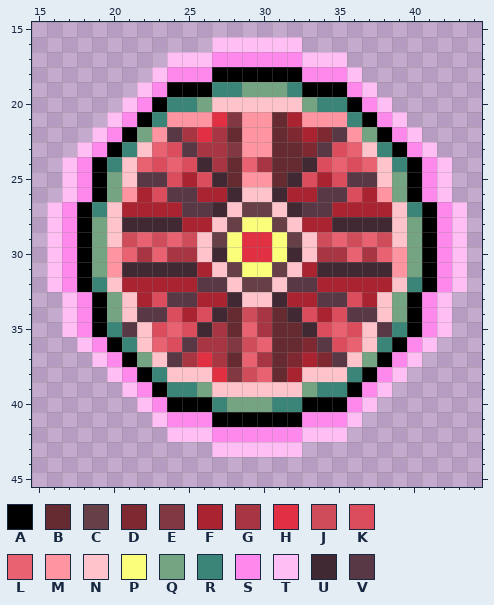
Two versions of one pixel-art sprite, Resource/Final/item/item42.png. The picture above is the old version.
The file is 60x60 pixels. Colours within 5 levels of each other are drawn and written as one. Shown: x 15..44, y 15..45.
Palette (. is transparent): A #000000  B #662a31  C #673f46  D #7e2932  E #813840  F #a92331  G #a73642  H #e12f41fc  J #cf4d5b  K #db4d5d  L #e86271  M #ff95a1  N #ffc4cb  P #fcff7afc  Q #74a481  R #3b8578  S #ff88ec  T #ffbff5  U #412933  V #593846
Pixels before, first column x 16:
16 ...........TTTTTT...........
17 ........TTTSSSSSSTTT........
18 .......TSSSAAAAAASSST.......
19 ......TSAAARRQQQRAAAST......
20 .....TSARRQNNNNNNQRRAST.....
21 ....TSARMMMHEMMBFMMMRAST....
22 ...TSAQMVGHGBMMBDFDVMQAST...
23 ..TSARNLKVGGEMMBBDVKLNRAST..
24 .TSARNLKLKUGBLGBBUKLKLNRAST.
25 .TSAQNVVKFKUBMMBUKFKVVNQAST.
26 .TSAQMFKVVFFUNNUFFVVKFMQAST.
27 TSARNFFFFVVUNCCNUVVFFFFNRAST
28 TSAQNUUUUFFNCPPCNFFUUUUNQAST
29 TSAQNJLJLJNCPHHPCNJLJLJNQAST
30 TSAQMLGLGGNUPHHPUNGGLGLMQAST
31 TSAQMUUUUUFNCPPCNFUUUUUMQAST
32 TSARNFFFFFVVNCCNVVFFFFFNRAST
33 .TSAQNFKVVFFUNNUFFVVKFNQAST.
34 .TSAQNVVKFKUBJGBUKFKVVNQAST.
35 .TSARVNKLKUGBLGBBUKLKNVRAST.
36 ..TSARNLKVGGEJLBBDVKLNRAST..
37 ...TSAQNVGHGBLGBDFDVNQAST...
38 ....TSARNNNHEJLBFNNNRAST....
39 .....TSARRQNNNNNNQRRAST.....
40 ......TSAAARQQQRRAAAST......
41 .......TSSSAAAAAASSST.......
42 ........TTTSSSSSSTTT........
43 ...........TTTTTT...........
The result:
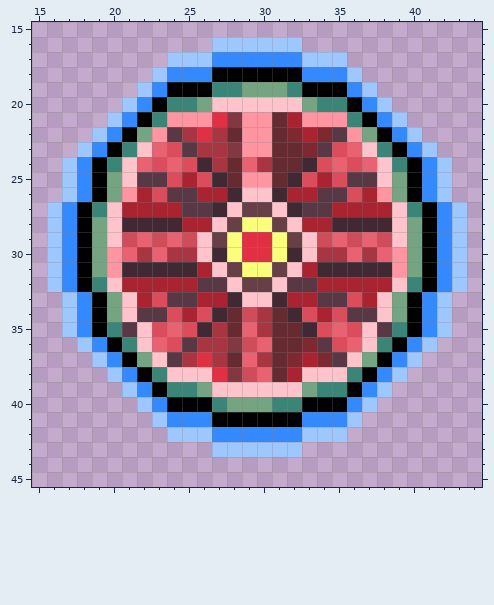
Changes in this commit:
colour S: #ff88ec -> #3589ff
colour T: #ffbff5 -> #9ec6ff
